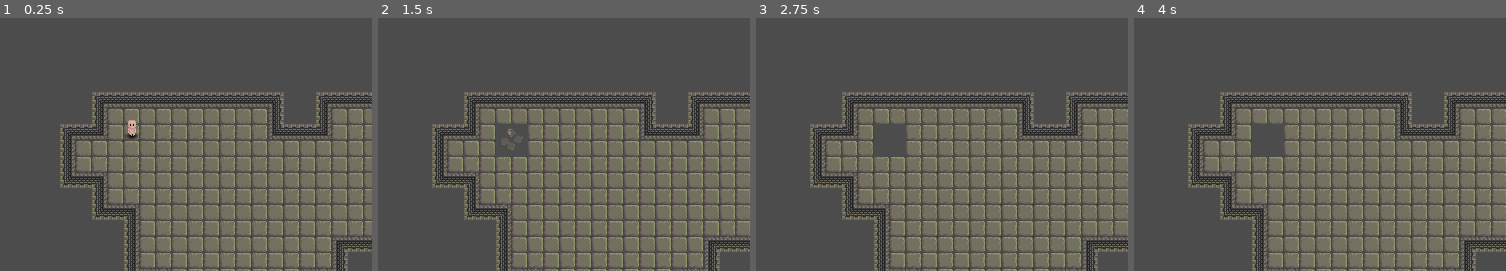
Above: before the commit, frames 1-4 (left to right).
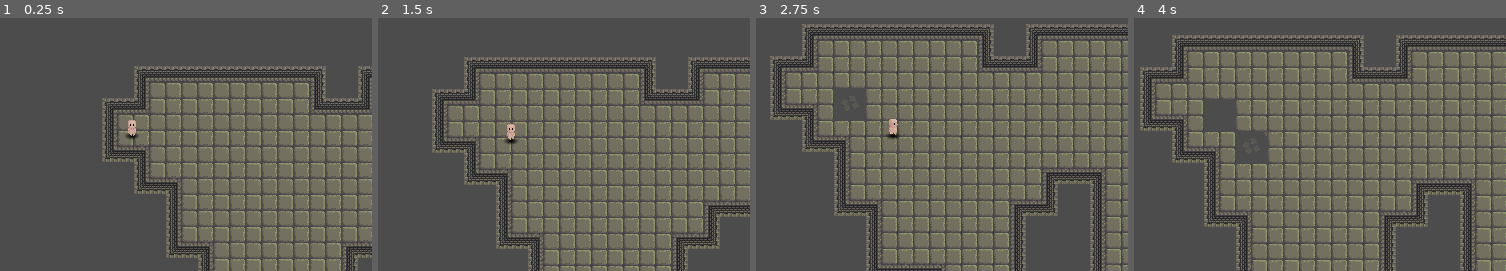
Above: after the commit, the same moments.

Repository: ObsidianBlk/DungeonFall
Game: Godot game, scene res://World.tscn
Two runs of this game, one before a commit and one after it. Both use one fixed random seed, a clock stepped at 60 frames per second and the inputs below.
Inputs:
- Up to frame 1 (0.25 s): no input
- Up to frame 2 (1.5 s): tap Enter at 0.5 s; hold D (move_right) 0.53-1.28 s; hold S (move_down) from 1.28 s (still down)
- Up to frame 3 (2.75 s): release S (move_down) at 2.03 s; hold D (move_right) from 2.03 s (still down)
- Up to frame 4 (4 s): release D (move_right) at 2.78 s; hold W (move_up) 2.78-3.53 s; hold A (move_left) from 3.53 s (still down)

The runs differ from the first frame. In frame 1, 33% of the frame differs, in the area x 16-100%, y 18-100%; in frame 2, 30%; in frame 3, 50%, in the area x 3-100%, y 2-100%; in frame 4, 42%.

Commit message:
Player death and revival functional. Level loading. License and Readme added.

Diff:
--- a/World.tscn
+++ b/World.tscn
@@ -1,16 +1,17 @@
 [gd_scene load_steps=4 format=2]
 
-[ext_resource path="res://levels/test_level/Test_Level.tscn" type="PackedScene" id=1]
 [ext_resource path="res://objects/player/Player.tscn" type="PackedScene" id=2]
 [ext_resource path="res://objects/camera/Camera.tscn" type="PackedScene" id=3]
+[ext_resource path="res://scripts/World.gd" type="Script" id=4]
 
 [node name="World" type="Node2D"]
+script = ExtResource( 4 )
 
-[node name="Test_Level" parent="." instance=ExtResource( 1 )]
+[node name="Perma_Objects" type="Node2D" parent="."]
+visible = false
 
-[node name="Player" parent="." instance=ExtResource( 2 )]
+[node name="Player" parent="Perma_Objects" instance=ExtResource( 2 )]
 position = Vector2( 71.7173, 75.7264 )
-map_node_path = NodePath("../Test_Level")
 
-[node name="Camera" parent="." instance=ExtResource( 3 )]
-target_node_path = NodePath("../Player")
+[node name="Camera" parent="Perma_Objects" instance=ExtResource( 3 )]
+[connection signal="dead" from="Perma_Objects/Player" to="." method="_on_player_death"]
--- a/levels/test_level/Test_Level.gd
+++ /dev/null
@@ -1,17 +0,0 @@
-extends Node2D
-
-
-# Declare member variables here. Examples:
-# var a = 2
-# var b = "text"
-
-
-# Called when the node enters the scene tree for the first time.
-func _ready():
-	pass # Replace with function body.
-
-
-func is_over_pit(pos : Vector2):
-	var mpos = $TileMap.world_to_map(pos)
-	var tindex = $TileMap.get_cellv(mpos)
-	return tindex < 0
--- a/levels/test_level/Test_Level.tscn
+++ b/levels/test_level/Test_Level.tscn
@@ -1,11 +1,17 @@
-[gd_scene load_steps=4 format=2]
+[gd_scene load_steps=5 format=2]
 
 [ext_resource path="res://scripts/TileMap.gd" type="Script" id=1]
 [ext_resource path="res://tilesets/DungeonA.tres" type="TileSet" id=2]
-[ext_resource path="res://levels/test_level/Test_Level.gd" type="Script" id=3]
+[ext_resource path="res://scripts/DFLevel.gd" type="Script" id=3]
+[ext_resource path="res://objects/player_start/Player_Start.tscn" type="PackedScene" id=4]
 
 [node name="Test_Level" type="Node2D"]
 script = ExtResource( 3 )
+level_name = "Test Level"
+collapsing_floor_map = NodePath("TileMap")
+player_container_path = NodePath("Player_Container")
+camera_container_path = NodePath("Camera_Container")
+player_start_path = NodePath("Player_Start")
 
 [node name="Collapsing" type="Node2D" parent="."]
 
@@ -15,3 +21,10 @@
 format = 1
 tile_data = PoolIntArray( 65537, 0, 0, 65538, 0, 1, 65539, 0, 1, 65540, 0, 1, 65541, 0, 1, 65542, 0, 2, 65544, 0, 0, 65 …(3002 unchanged characters)…
 script = ExtResource( 1 )
+
+[node name="Player_Start" parent="." instance=ExtResource( 4 )]
+position = Vector2( 30.5, 102.5 )
+
+[node name="Player_Container" type="Node2D" parent="."]
+
+[node name="Camera_Container" type="Node2D" parent="."]
--- a/objects/camera/Camera.gd
+++ b/objects/camera/Camera.gd
@@ -10,13 +10,14 @@
 
 func _set_target_node_path(p : NodePath, force : bool = false):
 	if p != target_node_path or force:
-		if ready:
+		if ready and p != "":
 			var ntn = get_node(p)
 			if ntn != null:
 				target_node_path = p
 				target_node = ntn
 		else:
 			target_node_path = p
+			target_node = null
 
 
 # Called when the node enters the scene tree for the first time.
--- a/objects/player/Player.gd
+++ b/objects/player/Player.gd
@@ -1,5 +1,8 @@
 tool
 extends KinematicBody2D
+
+
+signal dead
 
 const PIXELS_PER_UNIT = 16
 const UNITS_PER_SECOND = 4
@@ -16,20 +19,24 @@
 export(ACTION) var facing = ACTION.DOWN setget _set_facing
 
 
+var alive = false
+var hp = 0
 var map_node = null
 var velocity = Vector2.ZERO
 var action_state = [false, false, false, false]
 var ready = false
 
+
 func _set_map_node_path(mnp : NodePath, force : bool = false):
 	if mnp != map_node_path or force:
-		if ready:
+		if ready and mnp != "":
 			var mn = get_node(mnp)
 			if mn != null:
 				map_node = mn
 				map_node_path = mnp
 		else:
 			map_node_path = mnp
+			map_node = null
 
 
 func _set_facing(f : int, force : bool = false):
@@ -58,12 +65,27 @@
 func _ready():
 	$AnimationTree.active = true # This is just in case I accidently disable it.
 	ready = true
-	_set_map_node_path(map_node_path, true)
+	if map_node_path != "":
+		_set_map_node_path(map_node_path, true)
 	_set_facing(facing, true)
+	revive()
+
+func die():
+	alive = false
+	emit_signal("dead")
+
+func revive():
+	alive = true
+	hp = max_hp
 
 func set_anim_param(param, val):
 	if ready:
 		$AnimationTree.set(param, val)
+
+func get_anim_param(param):
+	if ready:
+		return $AnimationTree.get(param)
+	return null
 
 func set_action(id : int, e : bool):
 	if id >= 0 and id < action_state.size():
@@ -105,7 +127,6 @@
 			dy = 1
 		velocity.y = dy
 
-	#print("PPS: ", PIXELS_PER_UNIT * UNITS_PER_SECOND, " | Adj Delta: ", PIXELS_PER_UNIT * UNITS_PER_SECOND * delta)
 	velocity = velocity.normalized() * (PIXELS_PER_UNIT * UNITS_PER_SECOND * delta)
 	update_facing() # Not sure if I'll keep this here
 
--- a/objects/player/Player.tscn
+++ b/objects/player/Player.tscn
@@ -340,9 +340,9 @@
 input_2/name = "dead"
 input_2/auto_advance = false
 
-[sub_resource type="AnimationNodeBlendTree" id=22]
-graph_offset = Vector2( -665, 34.5 )
-nodes/Animation/node = SubResource( 16 )
+[sub_resource type="AnimationNodeBlendTree" id=24]
+graph_offset = Vector2( -601, 145 )
+nodes/Animation/node = SubResource( 17 )
 nodes/Animation/position = Vector2( -607, 39 )
 "nodes/Animation 2/node" = SubResource( 10 )
 "nodes/Animation 2/position" = Vector2( -620, 180 )
@@ -397,6 +397,7 @@
 shape = SubResource( 1 )
 
 [node name="Shadow" type="Sprite" parent="."]
+visible = false
 texture = ExtResource( 8 )
 
 [node name="Body" type="Sprite" parent="."]
@@ -404,6 +405,7 @@
 offset = Vector2( 0, -12 )
 vframes = 4
 hframes = 4
+frame = 13
 
 [node name="Anims" type="AnimationPlayer" parent="."]
 anims/breath = SubResource( 2 )
@@ -416,7 +418,7 @@
 anims/run = SubResource( 9 )
 
 [node name="AnimationTree" type="AnimationTree" parent="."]
-tree_root = SubResource( 22 )
+tree_root = SubResource( 24 )
 anim_player = NodePath("../Anims")
 active = true
 parameters/OneShot/active = false
--- a/objects/player/PlayerFSM.gd
+++ b/objects/player/PlayerFSM.gd
@@ -1,6 +1,6 @@
 extends "res://scripts/FSM/FSM.gd"
 
 
-func _on_animation_finished(anim_name):
+func _on_animation_finished(anim_name : String):
 	if cur_state != null and state_map[cur_state].has_method("handle_animation_finished"):
 		state_map[cur_state].handle_animation_finished(anim_name)
--- a/objects/player/death.gd
+++ b/objects/player/death.gd
@@ -1,6 +1,6 @@
 extends "res://scripts/FSM/State.gd"
 
-# TODO: Handle "Falling to your death" and "Slain by monster"
+var check_for_revive = false
 
 
 func enter(host : Node):
@@ -20,10 +20,15 @@
 	.pause()
 
 func handle_physics(delta):
-	pass
+	if check_for_revive and host.alive:
+		check_for_revive = false
+		emit_signal("finished", "idle")
+		return # Might be unneeded, but incase I need to add more, I don't want to forget to put this in.
 
-func handle_animation_finished(anim_name):
-	#print("Anim name: ", anim_name, " | Handling: ", anim_name == "death_fall")
-	# TODO: Why this fail??!!!!!!!!!!!!!
-	if anim_name == "death_fall":
-		print ("We done died damnit!")
+func handle_animation_finished(anim_name : String):
+	if not host.alive:
+		return
+
+	if anim_name == "\"death_fall\"":
+		host.die()
+		check_for_revive = true
--- a/objects/player/states/idle.gd
+++ b/objects/player/states/idle.gd
@@ -7,8 +7,11 @@
 var cur_breath_delay = 0.0
 var await_anim = false
 
+
 func enter(host : Node):
 	.enter(host)
+	if self.host.get_anim_param("parameters/state/current") == 2:
+		self.host.set_anim_param("parameters/state/current", 0)
 	self.host.set_anim_param("parameters/moving/current", 1)
 
 func resume(host : Node = null):
--- /dev/null
+++ b/objects/player_start/Player_Start.gd
@@ -0,0 +1,9 @@
+tool
+extends Node2D
+
+
+func _ready():
+	if Engine.editor_hint:
+		$Sprite.visible = true
+	else:
+		$Sprite.visible = false
--- /dev/null
+++ b/objects/player_start/Player_Start.tscn
@@ -0,0 +1,13 @@
+[gd_scene load_steps=3 format=2]
+
+[ext_resource path="res://assets/graphics/player/body/PlayerChar_Down.png" type="Texture" id=1]
+[ext_resource path="res://objects/player_start/Player_Start.gd" type="Script" id=2]
+
+[node name="Player_Start" type="Node2D"]
+script = ExtResource( 2 )
+
+[node name="Sprite" type="Sprite" parent="."]
+texture = ExtResource( 1 )
+offset = Vector2( 0, -12 )
+region_enabled = true
+region_rect = Rect2( 0, 0, 32, 24 )
--- a/project.godot
+++ b/project.godot
@@ -9,12 +9,18 @@
 config_version=4
 
 _global_script_classes=[ {
+"base": "Node2D",
+"class": "DFWorld",
+"language": "GDScript",
+"path": "res://scripts/World.gd"
+}, {
 "base": "Node",
 "class": "State",
 "language": "GDScript",
 "path": "res://scripts/FSM/State.gd"
 } ]
 _global_script_class_icons={
+"DFWorld": "",
 "State": ""
 }
 
--- /dev/null
+++ b/scripts/DFLevel.gd
@@ -0,0 +1,77 @@
+extends Node2D
+#class_name DFLevel
+
+
+export var level_name : String = "Level"
+export var collapsing_floor_map : NodePath = ""
+export var player_container_path : NodePath = ""
+export var camera_container_path : NodePath = ""
+export var player_start_path : NodePath = ""
+
+
+var player_node : Node2D = null
+var camera_node : Node2D = null
+
+func _ready():
+	pass # Replace with function body.
+
+func _swap_to_container(container : Node2D, obj : Node2D):
+	var parent = obj.get_parent()
+	parent.remove_child(obj)
+	container.add_child(obj)
+
+func _connect_camera_to_player():
+	if player_node != null and camera_node != null:
+		camera_node.target_node_path = player_node.get_path()
+
+func attach_player(player : Node2D):
+	if player_node != null:
+		return
+	if player_container_path == null or collapsing_floor_map == null or player_start_path == null:
+		return
+
+	var container = get_node(player_container_path)
+	var map = get_node(collapsing_floor_map)
+	var player_start = get_node(player_start_path)
+	if container != null and map != null and player_start != null:
+		player_node = player
+		_swap_to_container(container, player)
+		player.global_position = player_start.global_position
+		player.map_node_path = self.get_path()
+		map.set_player(player)
+		_connect_camera_to_player()
+
+func detach_player_to(container : Node2D):
+	if player_node == null:
+		return
+
+	if camera_node != null:
+		camera_node.target_node_path = ""
+
+	_swap_to_container(container, player_node)
+	player_node.map_node_path = ""
+	player_node = null
+
+func attach_camera(camera : Node2D):
+	if camera_node != null:
+		return
+
+	var container = get_node(camera_container_path)
+	if container != null:
+		camera_node = camera
+		_swap_to_container(container, camera)
+		_connect_camera_to_player()
+
+func detach_camera_to(container : Node2D):
+	if camera_node == null:
+		return
+
+	camera_node.target_node_path = ""
+	_swap_to_container(container, camera_node)
+	camera_node = null
+
+
+func is_over_pit(pos : Vector2):
+	var mpos = $TileMap.world_to_map(pos)
+	var tindex = $TileMap.get_cellv(mpos)
+	return tindex < 0
--- a/scripts/TileMap.gd
+++ b/scripts/TileMap.gd
@@ -12,7 +12,11 @@
 
 var player = null
 func _ready():
-	player = get_tree().root.get_node("World/Player")
+	pass
+
+func set_player(p : Node2D):
+	player = p
+
 
 func _set_collapsing_tile(tile_pos):
 	var key = String(tile_pos.x) + "x" + String(tile_pos.y)
--- /dev/null
+++ b/scripts/World.gd
@@ -0,0 +1,32 @@
+extends Node2D
+class_name DFWorld
+
+var TEST_LEVEL = "res://levels/test_level/Test_Level.tscn"
+var level = null
+
+func _ready():
+	load_level(TEST_LEVEL)
+
+func unload_level():
+	if level != null:
+		level.detach_player_to($Perma_Objects)
+		level.detach_camera_to($Perma_Objects)
+		remove_child(level)
+		level.queue_free()
+		level = null
+
+func load_level(res_path : String):
+	var scene = load(res_path)
+	if scene != null:
+		unload_level()
+		level = scene.instance()
+		add_child(level)
+		$Perma_Objects/Player.revive() # Make sure player is alive again!
+		level.attach_player($Perma_Objects/Player)
+		level.attach_camera($Perma_Objects/Camera)
+
+
+
+func _on_player_death():
+	unload_level()
+	load_level(TEST_LEVEL)
Not shown: 3 places in objects/player/Player.tscn that only renumber resources
